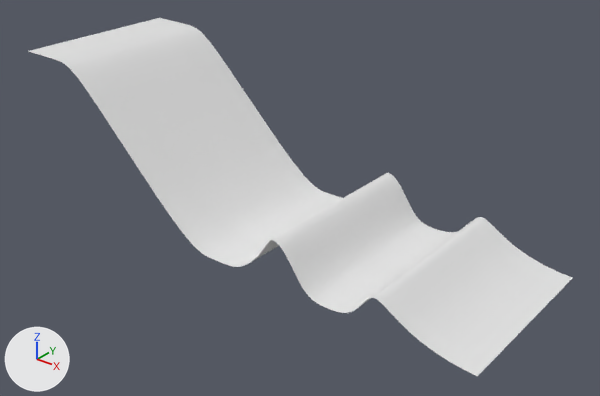
Two versions of the FBX model unity/Assets/test/Superjump.fbx, one commit apart.
Before and after are seen from a 50 mm lens placed at (57.8, -62.5, 43.0), pointed at (8.0, -0.3, 4.4). The lights are fixed; the arrows at lower left show +X, +Y and +Z. Where no turn or scale is listed for an object, it has been applied to the vertices.

Names of what the first picture shows: 'Structure'.
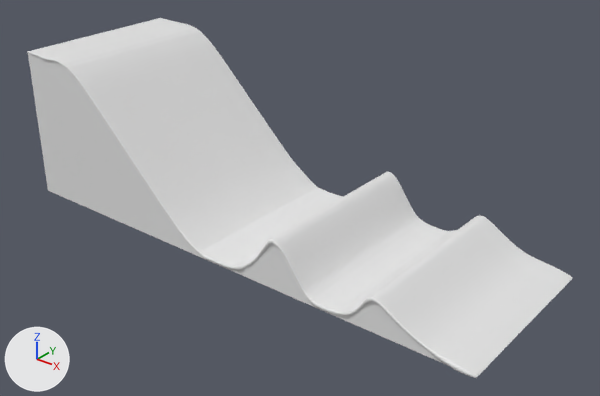
The change, as JSON lines over the scene's bpy script:
```json
{"op": "add", "block": "mat_snow", "code": ["mat_snow = principled_material('Snow')", "mat_snow.base_color = (0.8, 0.8, 0.8)  # white #e7e7e7"]}
{"op": "add", "block": "mat_ramp", "code": ["mat_ramp = principled_material('Ramp')", "mat_ramp.base_color = (0.8, 0.8, 0.8)  # white #e7e7e7"]}
{"block": "me_plane_002", "where": "# used by ob_structure; location = (0.0, 0.0, 0.0)"}
{"op": "remove", "block": "me_plane_002", "code": "me_plane_002.from_pydata(...)  # 248 vertices, 123 faces; spans x -23.6..34.6, y -10.0..10.0, z -0.3..17.0"}
{"op": "add", "block": "me_plane_002", "code": "me_plane_002.from_pydata(...)  # 9109 vertices, 8846 faces; spans x -23.6..34.6, y -10.3..10.3, z -0.5..16.9"}
{"block": "me_plane_002", "change": "me_plane_002 part 1: 8 vertices moved within x -16.4..29.1, y -10.0..10.0, z 0.2..16.5; 200 vertices removed from x -23.6..34.6, y -10.0..10.0, z -0.3..17.0; 9061 vertices added at x -23.6..34.6, y -10.3..10.3, z -0.5..16.9"}
{"op": "add", "block": "me_plane_002", "code": "me_plane_002.materials.append(mat_snow)  # white #e7e7e7"}
{"op": "add", "block": "me_plane_002_1", "code": ["me_plane_002_1 = bpy.data.meshes.new('Plane.002')", "me_plane_002_1.from_pydata(...)  # 520 vertices, 259 faces; spans x -23.6..34.6, y -10.0..10.0, z -0.4..16.8", "me_plane_002_1.materials.append(mat_ramp)  # white #e7e7e7"]}
{"op": "add", "block": "ob_structure_001", "code": ["ob_structure_001 = bpy.data.objects.new('Structure.001', me_plane_002_1)", "ob_structure_001.location = (0.0, 0.0, 0.0)"]}
```

What differs and where, as boxes (x1, y1, x2, y2) in the pictures (600 x 396 px):
```json
{"object": "Structure", "change": "reshaped", "before": [29, 18, 572, 376], "after": [27, 18, 572, 377]}
{"object": "Structure.001", "change": "added", "after": [28, 53, 476, 378]}
```
